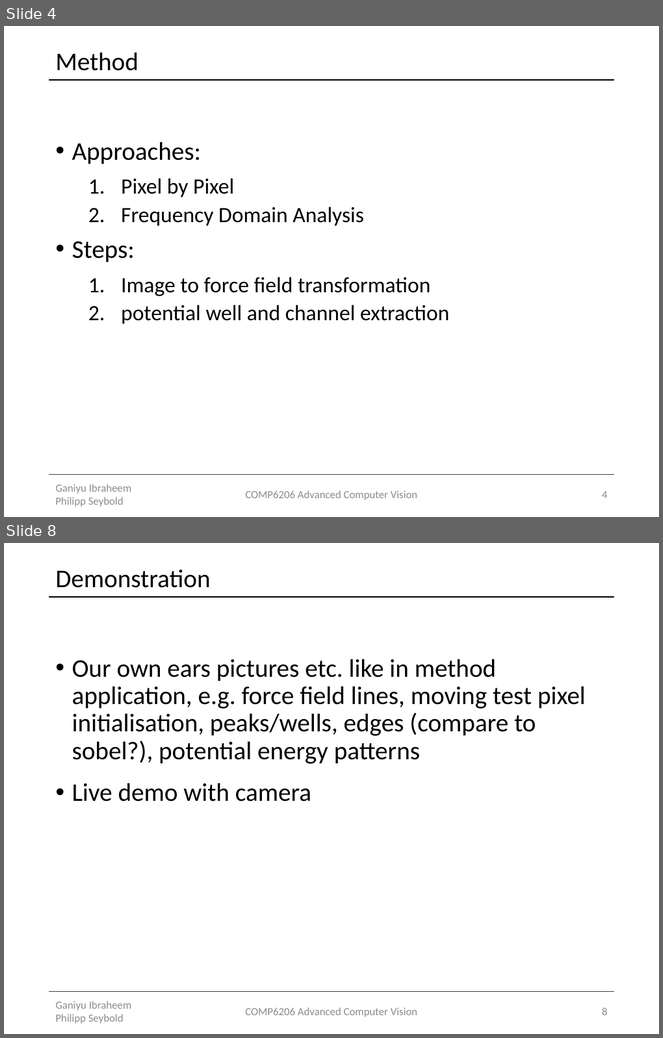
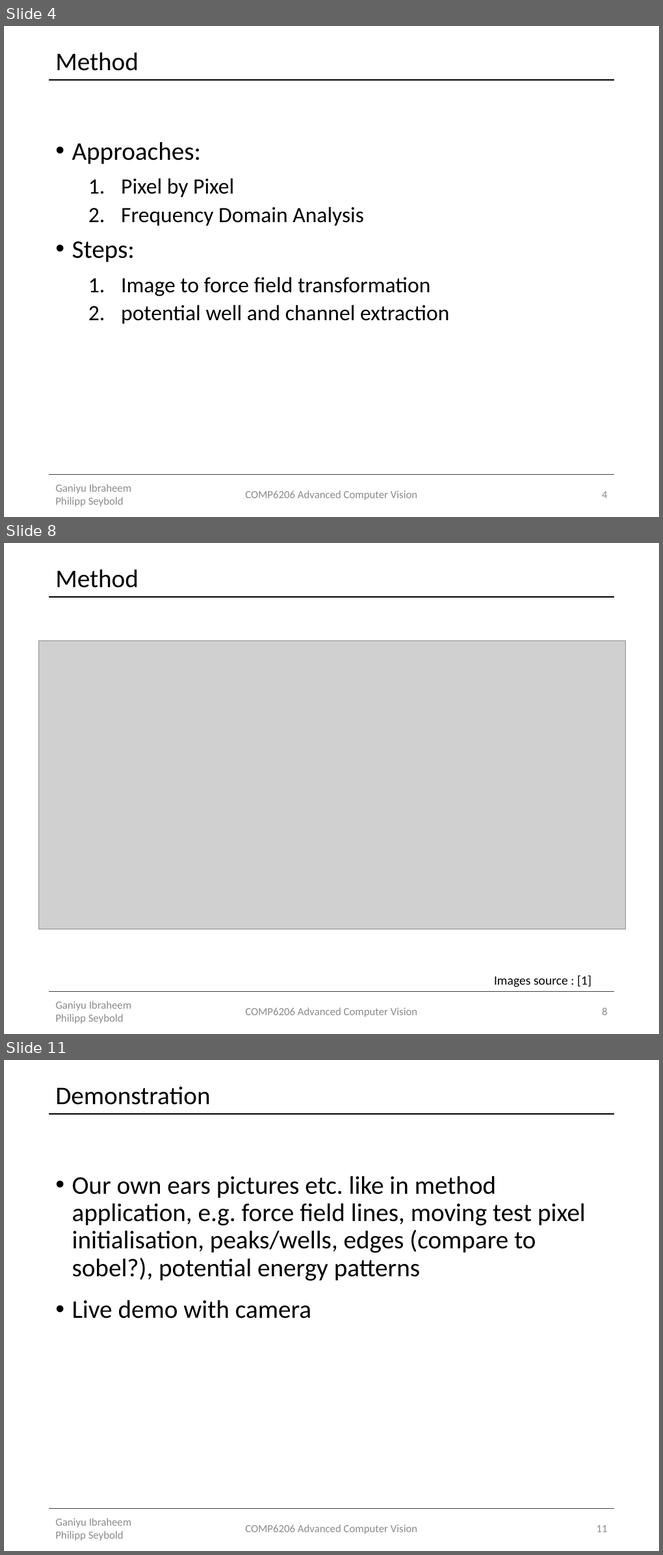
Before and after one commit to Lxrd-AJ/ForceFieldTransforms, a slide deck: Force Field Transformation.pptx. Shown one above the other, each under a label of ours: slides 4 and 8 before the commit, slides 4, 8 and 11 after it; the slides between them are not shown. The pictures are 663x1038 and 663x1555 pixels, drawn with LibreOffice and Linux fonts; fonts in the diff are those of the drawing; grey boxes stand for pictures. Boxes give left, top, right and bottom in pixels: in the first picture for what was removed or moved away, otherwise in the second. Text is boxed around its words. In the diff, an @@ line names an element or a change of style, - is before the commit and + after.

```diff
--- a/Force Field Transformation.pptx
+++ b/Force Field Transformation.pptx
@@ slide 8 added at (4,543,659,1034), background #FFFFFF; not listed: 2 template elements that a slide beside it also shows @@
@@ title added at (55,569,139,588), 28 pt, text #000000 @@
+Method
@@ picture added at (38,641,626,929) @@
@@ text added at (494,975,592,988), 14 pt, text #000000 @@
+Images source : [1]
@@ text added at (55,1001,131,1024), 12 pt, text #8C8C8C @@
+Ganiyu Ibraheem Philipp Seybold
@@ text added at (245,1008,417,1017), 12 pt, text #8C8C8C @@
+COMP6206 Advanced Computer Vision
@@ page number added at (602,1008,607,1016), 12 pt, text #8C8C8C @@
+8
@@ what was slide 8 is now slide 11 @@
@@ page number at (597,1525,608,1533): text changed @@
-8
+11
```
Also in this commit, not shown: 4 slides changed, 2 other slides added.
